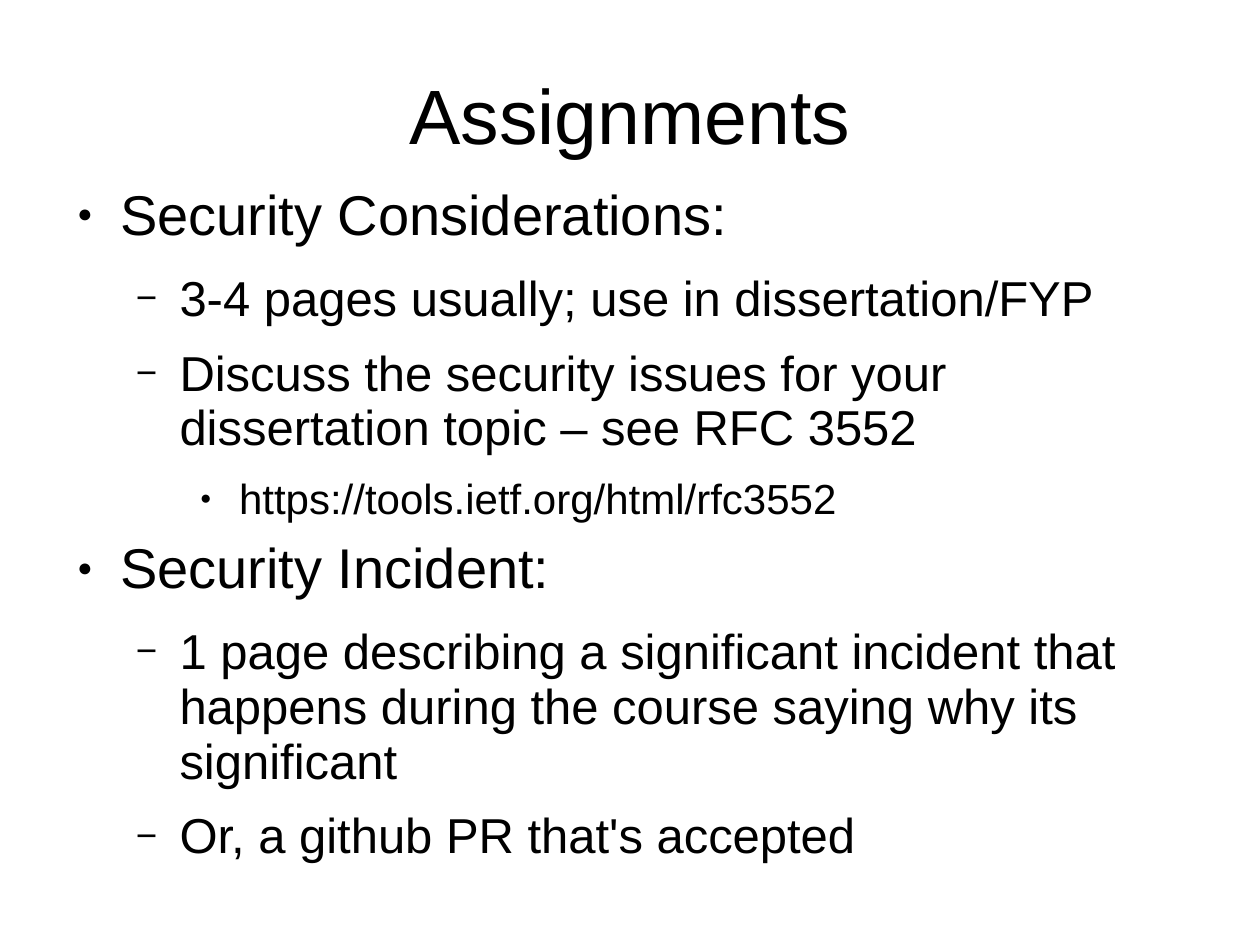
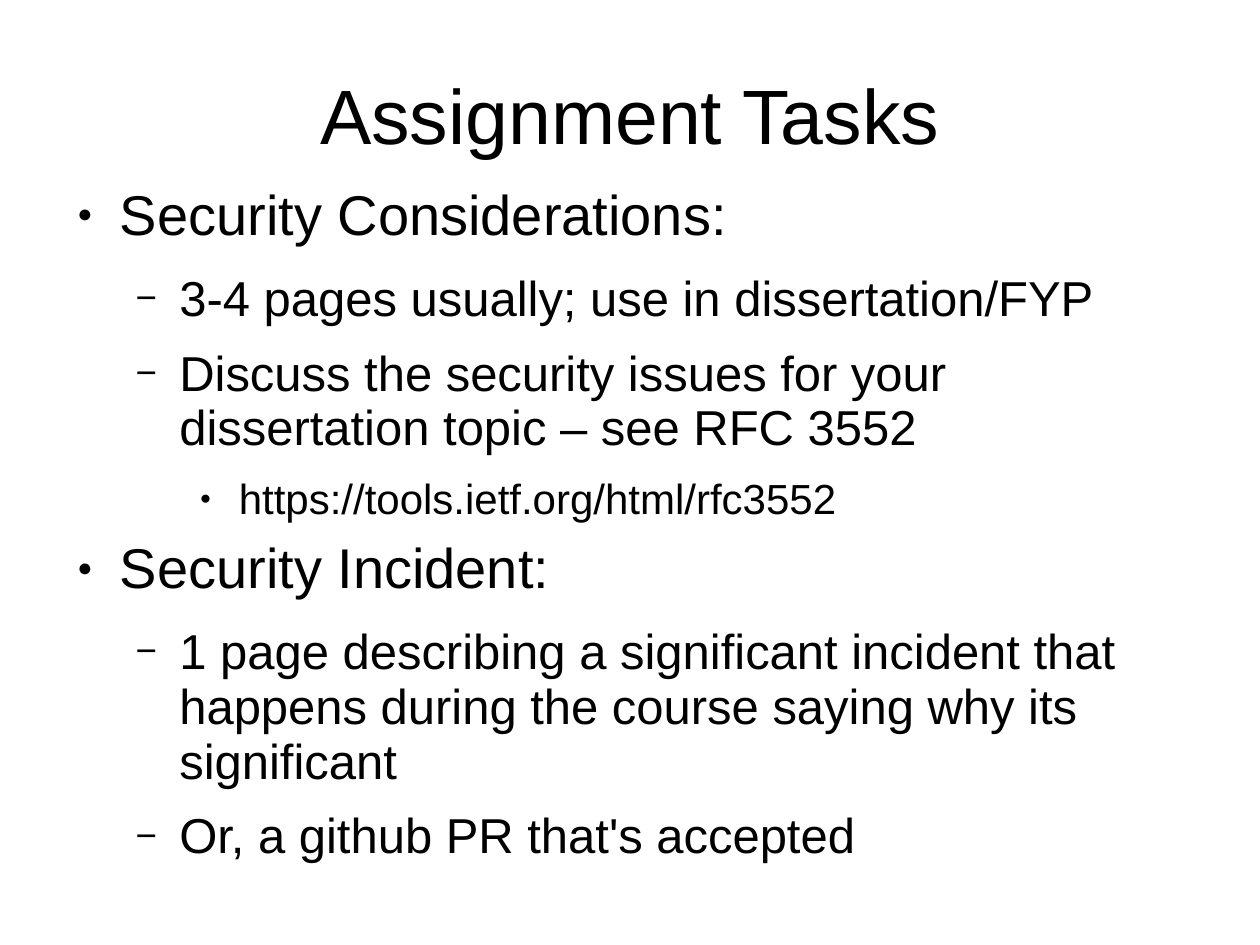
Before and after one commit to sftcd/cs7053, a slide deck: slide 4 of 2016lectures/01-intro.ppt. Drawn at 1260x945 pixels with LibreOffice and Linux fonts; fonts in the diff are those of the drawing. Boxes give left, top, right and bottom in pixels: in the first picture for what was removed or moved away, otherwise in the second. Text is boxed around its words. In the diff, an @@ line names an element or a change of style, - is before the commit and + after.

```diff
--- a/2016lectures/01-intro.ppt
+++ b/2016lectures/01-intro.ppt
@@ title at <box>320,88,939,159</box>: text changed @@
-Assignments
+Assignment Tasks
@@ text "Security Considerations:" at <box>120,194,1116,863</box>: indent changed @@
```
Also in this commit, not shown: 7 other slides changed, 2 slides added, 9 other files.
